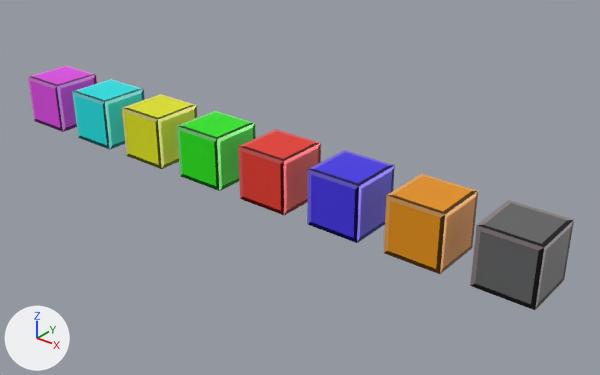
The glTF model 3d models/gltf/single_mino.glb: old version first, new version second.
Camera for both pictures: a camera (50 mm lens) standing at (29.9, -19.1, 13.1) and looking at (13.2, 1.8, 0.1). Arrows for +X, +Y and +Z are at lower left; the lights stay in place. The picture after the commit comes second.
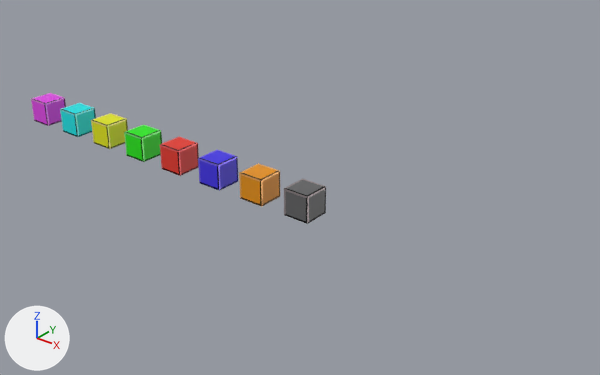
Commit message: scaled down minos

The change, as a diff of the scene's bpy script:
```diff
--- a/3d models/gltf/single_mino.glb.py
+++ b/3d models/gltf/single_mino.glb.py
@@ ob_cube @@
 ob_cube.location = (0.0, 0.0, 0.0)
+ob_cube.scale = (0.5, 0.5, 0.5)
@@ ob_cube_001 @@
 ob_cube_001 = bpy.data.objects.new('Cube.001', me_cube_002)
-ob_cube_001.location = (3.0, 0.0, 0.0)
+ob_cube_001.location = (2.0, 0.0, 0.0)
+ob_cube_001.scale = (0.5, 0.5, 0.5)
@@ ob_cube_002 @@
 ob_cube_002 = bpy.data.objects.new('Cube.002', me_cube_003)
-ob_cube_002.location = (6.0, 0.0, 0.0)
+ob_cube_002.location = (4.0, 0.0, 0.0)
+ob_cube_002.scale = (0.5, 0.5, 0.5)
@@ ob_cube_003 @@
 ob_cube_003 = bpy.data.objects.new('Cube.003', me_cube_004)
-ob_cube_003.location = (9.0, 0.0, 0.0)
+ob_cube_003.location = (6.0, 0.0, 0.0)
+ob_cube_003.scale = (0.5, 0.5, 0.5)
@@ ob_cube_004 @@
 ob_cube_004 = bpy.data.objects.new('Cube.004', me_cube_005)
-ob_cube_004.location = (12.0, 0.0, 0.0)
+ob_cube_004.location = (8.0, 0.0, 0.0)
+ob_cube_004.scale = (0.5, 0.5, 0.5)
@@ ob_cube_005 @@
 ob_cube_005 = bpy.data.objects.new('Cube.005', me_cube_006)
-ob_cube_005.location = (15.0, 0.0, 0.0)
+ob_cube_005.location = (10.0, 0.0, 0.0)
+ob_cube_005.scale = (0.5, 0.5, 0.5)
@@ ob_cube_006 @@
 ob_cube_006 = bpy.data.objects.new('Cube.006', me_cube_007)
-ob_cube_006.location = (18.0, 0.0, 0.0)
+ob_cube_006.location = (12.0, 0.0, 0.0)
+ob_cube_006.scale = (0.5, 0.5, 0.5)
@@ ob_cube_007 @@
 ob_cube_007 = bpy.data.objects.new('Cube.007', me_cube_008)
-ob_cube_007.location = (21.0, 0.0, 0.0)
+ob_cube_007.location = (14.0, 0.0, 0.0)
+ob_cube_007.scale = (0.5, 0.5, 0.5)
```

Changed parts and their boxes [x1, y1, x2, y2] in the pictures (600 x 375 px):
'Cube.007', moved, rescaled (59% narrower, 58% shorter)
    before: [470, 200, 574, 310]
    after: [284, 178, 326, 224]
'Cube.006', moved, rescaled (56% narrower, 56% shorter)
    before: [384, 173, 478, 274]
    after: [239, 163, 280, 207]
'Cube.005', moved, rescaled (54% narrower, 54% shorter)
    before: [307, 150, 395, 243]
    after: [198, 149, 238, 191]
'Cube.004', moved, rescaled (52% narrower, 54% shorter)
    before: [238, 129, 321, 215]
    after: [160, 137, 199, 176]
'Cube.003', moved, rescaled (51% narrower, 52% shorter)
    before: [177, 111, 256, 191]
    after: [124, 124, 162, 162]
'Cube.002', moved, rescaled (50% narrower, 51% shorter)
    before: [122, 94, 197, 169]
    after: [91, 113, 128, 149]
'Cube.001', moved, rescaled (50% narrower, 51% shorter)
    before: [72, 79, 145, 150]
    after: [60, 103, 96, 137]
'Cube', rescaled (49% narrower, 50% shorter)
    before: [28, 65, 97, 132]
    after: [31, 93, 66, 126]
